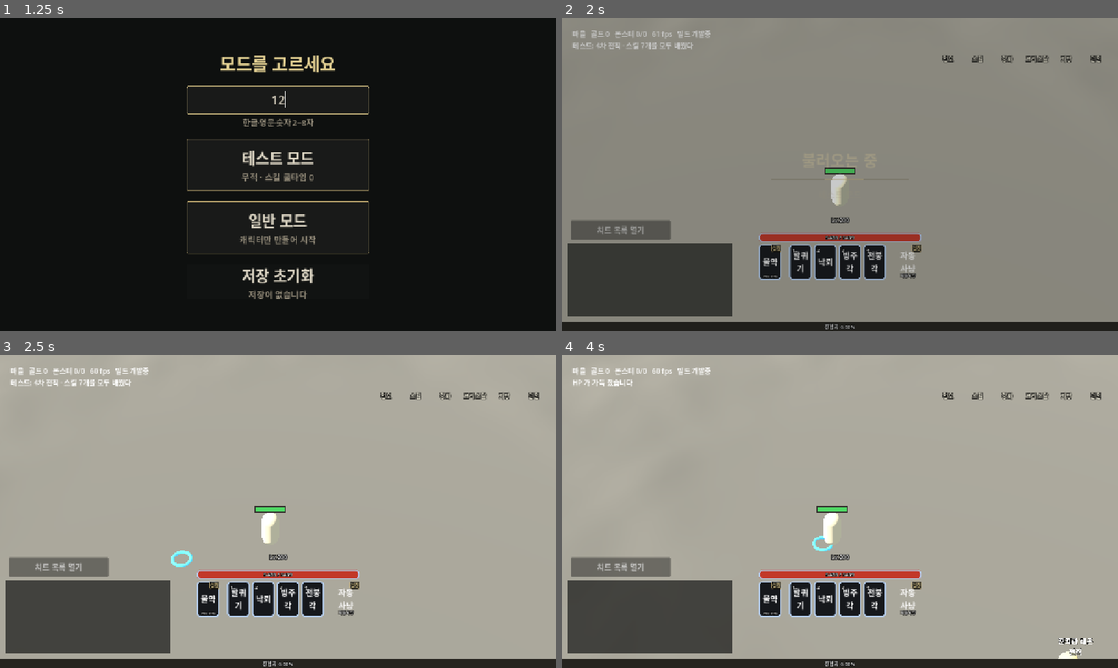
Above: before the commit, frames 1-4 (two rows, left to right).
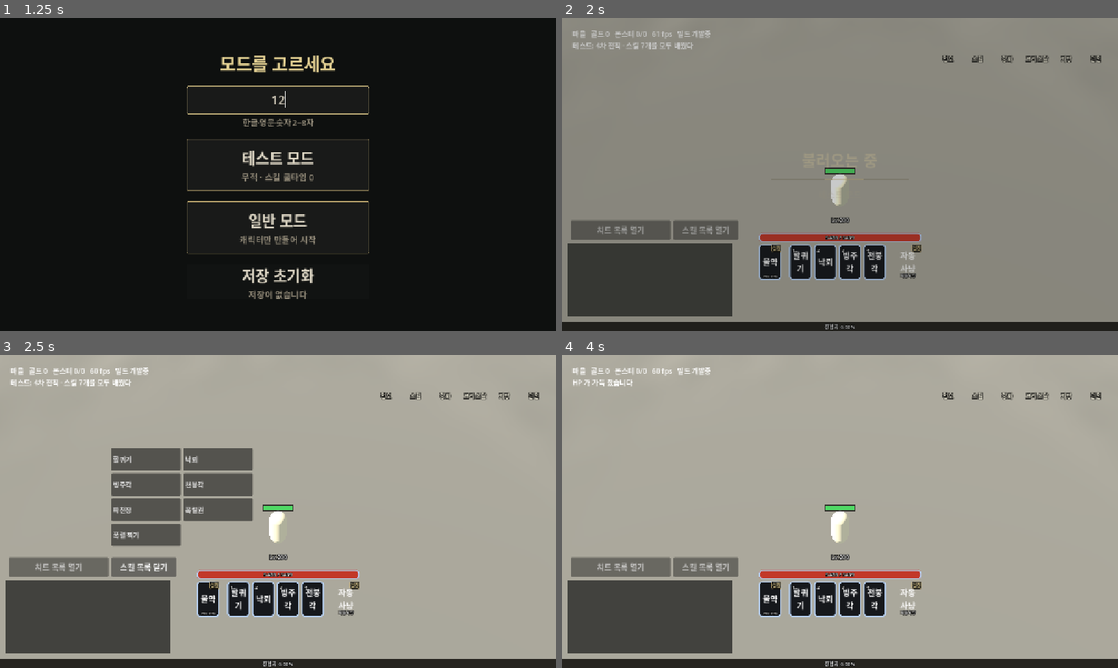
Above: after the commit, the same moments.

Repository: gogoalswo/MMORPG
Game: Godot game, scene res://start.tscn
Two runs of this game, one before a commit and one after it. Both use one fixed random seed, a clock stepped at 60 frames per second and the inputs below.
Inputs (mouse positions are in pixels of both pictures, inside the frame that each line leads up to):
- Up to frame 1 (1.25 s): click (278, 99) at 0.52 s; type "12" at 0.6 s
- Up to frame 2 (2 s): click (840, 165) at 1.27 s
- Up to frame 3 (2.5 s): click (144, 567) at 2 s, where only the run after the commit has a clickable "스킬 목록 열기"
- Up to frame 4 (4 s): click (706, 567) at 2.75 s, where only the run after the commit has a clickable "스킬 목록 닫기"; click (767, 599) at 3.5 s

Frame 1 is identical in both runs. In frame 2, 0.6% of the frame differs, in the area x 20-32%, y 64-71%; in frame 3, 7.4%, in the area x 20-53%, y 29-71%; in frame 4, 1.4%.

Commit message:
테스트 모드 스킬 목록 — 왼쪽 단추로 펼쳐 누르면 그 스킬을 쓴다
치트 여닫기 단추 오른쪽에 "스킬 목록" 단추를 달고, 펼치면 내 직업 스킬이
두 줄 격자로 뜬다. 누르면 퀵슬롯과 같은 skill 요청을 보내 World 가 판정한다.
일반 모드에서는 숨긴다.

Co-Authored-By: Claude Opus 5.5 <noreply@anthropic.com>
Claude-Session: https://claude.ai/code/session_01EaT1t9qdmA8VNLX7eGkpdF

Diff:
--- a/godot/game/game.gd
+++ b/godot/game/game.gd
@@ -303,6 +303,9 @@
 ## 치트(테스트 단추) 목록 묶음과 그것을 여닫는 단추 (2026-09-25 — 왼쪽이 치트로 도배돼 안 보였다)
 var _cheat_column: VBoxContainer
 var _cheat_toggle: Button
+## 테스트 모드 스킬 목록과 그것을 여닫는 단추 (2026-09-28) — 치트 여닫기 단추 오른쪽
+var _skill_list: GridContainer
+var _skill_list_toggle: Button
 ## 자동 사냥 칸. 퀵슬롯 옆에 같은 모양으로 붙는다. 켜짐 표시는 **서버가 준
 ## me.auto** 로만 정한다 — 눌린 것으로 지레 바꾸면 판정이 거절했을 때 화면만
 ## 켜진 채로 남는다
@@ -3416,6 +3419,7 @@
 	_cheat_toggle.grow_vertical = Control.GROW_DIRECTION_BEGIN
 	_cheat_toggle.offset_top -= lift
 	_cheat_toggle.offset_bottom -= lift
+	_build_skill_list(lift)
 	lift += CHEAT_TOGGLE.y + 6
 	column.offset_top -= lift
 	column.offset_bottom -= lift
@@ -3428,6 +3432,72 @@
 
 func _toggle_cheats() -> void:
 	_set_cheats_open(not _cheat_column.visible)
+
+
+## **테스트 모드 스킬 목록** (2026-09-28 요청: "테스트 모드에서는 스킬을 목록을 왼쪽에 버튼 만들어서
+## 누르면 사용할 수 있게 만들어"). 치트 여닫기 단추 **오른쪽 옆**에 "스킬 목록" 단추가 서고, 펼치면
+## 그 위로 내 직업 스킬이 두 줄로 선다. 누르면 퀵슬롯 칸과 **같은 요청**(`skill`)을 보낸다 — 판정은
+## World 가 다시 본다 (안 배웠으면 거절). 퀵슬롯 4칸에 없는 스킬도 바로 써 볼 수 있게 한 것이다.
+## 치트 목록 위로 쌓지 않은 까닭 — 펼친 치트 목록이 이미 화면 위로 넘친다 (play-mode.md)
+const SKILL_LIST_TOGGLE := Vector2(150, 44)
+## 목록과 여닫기 단추 사이 틈. 목록 오른쪽 끝이 아래 가운데 묶음(레벨 배지·체력·퀵슬롯, 윗변 y=444)
+## 위로 16px 걸려서 그만큼 더 띄운다 (1280×720 에서 쟀다)
+const SKILL_LIST_GAP := 26
+const SKILL_LIST_CELL := Vector2(160, 52)
+func _build_skill_list(lift: float) -> void:
+	var shift := CHEAT_TOGGLE.x + 6
+	_skill_list_toggle = Button.new()
+	_skill_list_toggle.name = "skillListToggle"
+	_skill_list_toggle.custom_minimum_size = SKILL_LIST_TOGGLE
+	_skill_list_toggle.add_theme_font_size_override("font_size", 18)
+	_skill_list_toggle.pressed.connect(func() -> void: _set_skill_list_open(not _skill_list.visible))
+	_ui_root.add_child(_skill_list_toggle)
+	_skill_list_toggle.set_anchors_and_offsets_preset(Control.PRESET_BOTTOM_LEFT, Control.PRESET_MODE_MINSIZE, 20)
+	_skill_list_toggle.grow_vertical = Control.GROW_DIRECTION_BEGIN
+	_skill_list_toggle.offset_left += shift
+	_skill_list_toggle.offset_right += shift
+	_skill_list_toggle.offset_top -= lift
+	_skill_list_toggle.offset_bottom -= lift
+	_skill_list = GridContainer.new()
+	_skill_list.name = "skillList"
+	_skill_list.columns = 2
+	_skill_list.add_theme_constant_override("h_separation", 6)
+	_skill_list.add_theme_constant_override("v_separation", 6)
+	_ui_root.add_child(_skill_list)
+	_skill_list.set_anchors_and_offsets_preset(Control.PRESET_BOTTOM_LEFT, Control.PRESET_MODE_MINSIZE, 20)
+	_skill_list.grow_vertical = Control.GROW_DIRECTION_BEGIN
+	_skill_list.offset_left += shift
+	_skill_list.offset_right += shift
+	_skill_list.offset_top -= lift + SKILL_LIST_TOGGLE.y + SKILL_LIST_GAP
+	_skill_list.offset_bottom -= lift + SKILL_LIST_TOGGLE.y + SKILL_LIST_GAP
+	_set_skill_list_open(false)
+
+
+## 펼칠 때마다 다시 짓는다 — 직업을 새로 골라도 그 직업 스킬이 뜬다
+func _set_skill_list_open(open: bool) -> void:
+	if open:
+		_fill_skill_list()
+	_skill_list.visible = open
+	_skill_list_toggle.text = "스킬 목록 닫기" if open else "스킬 목록 열기"
+	_skill_list_toggle.modulate = Color.WHITE if open else Color(1, 1, 1, 0.75)
+
+
+func _fill_skill_list() -> void:
+	for child in _skill_list.get_children():
+		_skill_list.remove_child(child)
+		child.queue_free()
+	for id in Skills.for_job(str(_me().get("job", ""))):
+		var button := Button.new()
+		button.name = str(id)
+		button.custom_minimum_size = SKILL_LIST_CELL
+		button.add_theme_font_size_override("font_size", 15)
+		button.add_theme_constant_override("icon_max_width", 36)
+		button.alignment = HORIZONTAL_ALIGNMENT_LEFT
+		button.text_overrun_behavior = TextServer.OVERRUN_TRIM_ELLIPSIS
+		button.icon = _icon("skill_" + str(id))
+		button.text = str(Skills.all().get(id, {}).get("name", id))
+		button.pressed.connect(func() -> void: _transport.send(&"skill", {"skill": str(id)}))
+		_skill_list.add_child(button)
 
 
 func _set_cheats_open(open: bool) -> void:
@@ -3457,6 +3527,8 @@
 		PlayMode.NORMAL:
 			_set_cheats_open(false)
 			_cheat_toggle.visible = false
+			_set_skill_list_open(false)
+			_skill_list_toggle.visible = false
 
 
 func _on_switch_pressed(name: String) -> void:
--- a/godot/tests/play_mode_test.gd
+++ b/godot/tests/play_mode_test.gd
@@ -39,7 +39,7 @@
 	await _case(PlayMode.NORMAL)
 	PlayMode.current = ""
 	if _failed == 0:
-		print("  초기화 단추: 두 번에 지움 · 테스트 모드: 무적·쿨타임 0 켬, 목록 접힘, 장비 42종·크리스탈 300·Lv200·스킬 전부 · 일반 모드: 전부 끔, 목록 숨김")
+		print("  초기화 단추: 두 번에 지움 · 테스트 모드: 무적·쿨타임 0 켬, 목록 접힘, 장비 42종·크리스탈 300·Lv200·스킬 전부·스킬 목록 · 일반 모드: 전부 끔, 목록 숨김")
 	quit(1 if _failed > 0 else 0)
 
 
@@ -64,7 +64,10 @@
 	if test:
 		_check_test_kit(me)
 		await _check_test_level(game, me)
+		await _check_skill_list(game, me)
 		await _check_test_skills(game, me)
+	if game._skill_list_toggle.visible != test or game._skill_list.visible:
+		_fail("%s: 스킬 목록 단추가 %s 이어야 하고 목록은 접혀 있어야 한다" % [mode, "보여야" if test else "숨어야"])
 	# 다음 경우를 위해 되돌린다 — 쿨타임 스위치는 표(static)라 장면을 치워도 남는다
 	Skills.set_switch("cooldownOff", false)
 	game.queue_free()
@@ -121,6 +124,42 @@
 		_fail("테스트 모드: 스킬은 한 번만 줘야 한다 — 비운 액션바가 %s 로 채워졌다" % [me.skill_bar])
 
 
+## 테스트 모드 스킬 목록 (2026-09-28) — 펼치면 내 직업 스킬이 다 뜨고, 퀵슬롯에 없는 것도
+## 누르면 쓰인다. 치트 목록·퀵슬롯·채팅창을 덮지 않는다 (1280×720)
+func _check_skill_list(game: Node3D, me: Dictionary) -> void:
+	game._skill_list_toggle.pressed.emit()
+	await process_frame
+	var ids: Array = Skills.for_job(str(me.job))
+	if not game._skill_list.visible or game._skill_list.get_child_count() != ids.size():
+		_fail("스킬 목록: 펼치면 스킬 %d개가 떠야 한다 — %d개" % [ids.size(), game._skill_list.get_child_count()])
+		return
+	game._set_cheats_open(true)
+	await process_frame
+	# 아래 가운데 묶음 — 퀵슬롯 칸이 아니라 레벨 배지·체력 막대까지 담은 통째로 본다
+	var dock: Control = game._bar_buttons[0]
+	while dock.get_parent() != game._ui_root:
+		dock = dock.get_parent()
+	var others: Array = [game._cheat_column, game._cheat_toggle, game._chat, dock]
+	for rect_of in [game._skill_list, game._skill_list_toggle]:
+		var mine: Rect2 = rect_of.get_global_rect()
+		if mine.position.y < 0:
+			_fail("스킬 목록: %s 가 화면 위로 넘친다 — %s" % [rect_of.name, mine])
+		for other in others:
+			if mine.intersects(other.get_global_rect()):
+				_fail("스킬 목록: %s 가 %s 를 덮는다" % [rect_of.name, other.name])
+	game._set_cheats_open(false)
+	var last := str(ids[-1])
+	if last in me.skill_bar:
+		_fail("스킬 목록: 퀵슬롯에 없는 스킬로 시험해야 한다 — %s 가 퀵슬롯에 있다" % last)
+	var before: int = game._swing_until
+	game._skill_list.get_node(last).pressed.emit()
+	for i in 3:
+		await process_frame
+	if game._swing_until == before:
+		_fail("스킬 목록: %s 를 눌렀는데 쓰이지 않았다" % last)
+	game._skill_list_toggle.pressed.emit()
+
+
 ## 테스트 모드 꾸러미 — 모든 장비 등급별로 하나씩(+0), 크리스탈 300개 (2026-09-26)
 func _check_test_kit(me: Dictionary) -> void:
 	var seen := {}
Not shown, changed: docs/features/play-mode.md
